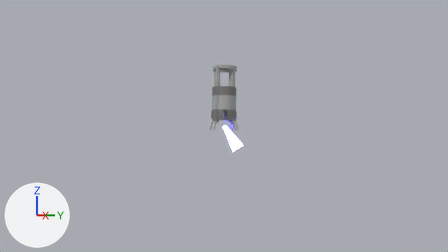
The Blender file Machine Learning/PhysicsDriver/PhysicsSolver.blend as it was, and as the next commit left it.
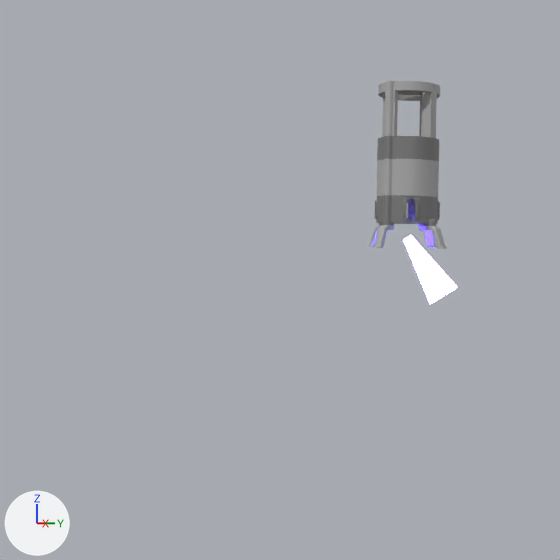
Each version appears first from the file's camera 'debugCam', and next in a close-up on the part from 14% to 63% of the width and 13% to 100% of the height. The lights are fixed; the arrows at lower left show +X, +Y and +Z.

Names of what the first close-up shows: 'rocket', 'thrust'.
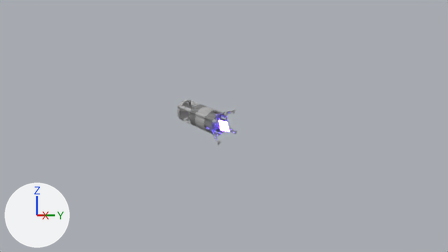
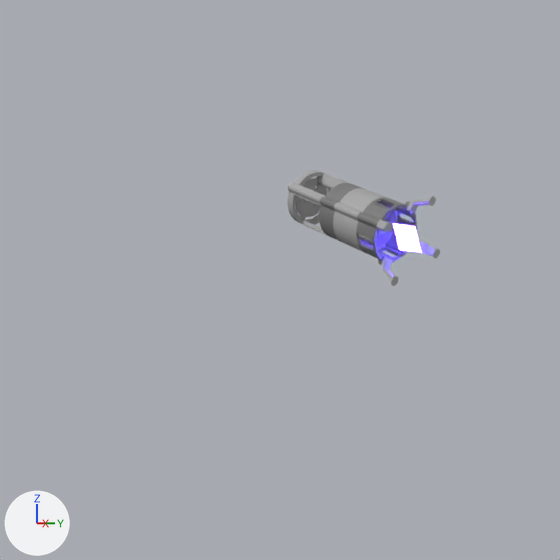
Where the change shows, as pixel boxes [x1, y1, x2, y2] in the close-ups (560 x 560 px):
'rocket', moved, turned
    before: [368, 81, 447, 249]
    after: [288, 170, 440, 286]
'thrust', turned, rescaled
    before: [403, 235, 457, 305]
    after: [393, 223, 422, 253]

Edits to the bpy script that builds the scene:
```text
Change ob_rocket:
    ob_rocket.rotation_euler: (0.00602, 0.0187, 1.344) -> (-1.229, -0.44, 1.927)  # degrees (0.3, 1.1, 77) -> degrees (-70, -25, 110)
Change ob_thrust:
    ob_thrust.rotation_euler: (-0.175, -0.543, 1.344) -> (35.68, 12.66, 1.927)  # degrees (-10, -31, 77) -> degrees (244, 5, 110)
    ob_thrust.scale: (1.0, 1.0, 2.2) -> (1.0, 1.0, 0.0)
```
